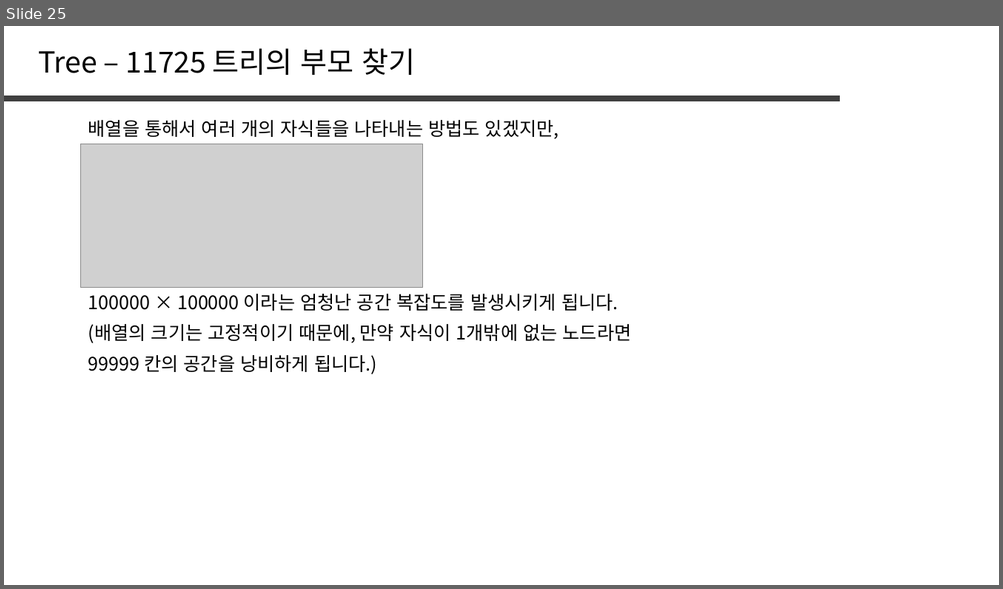
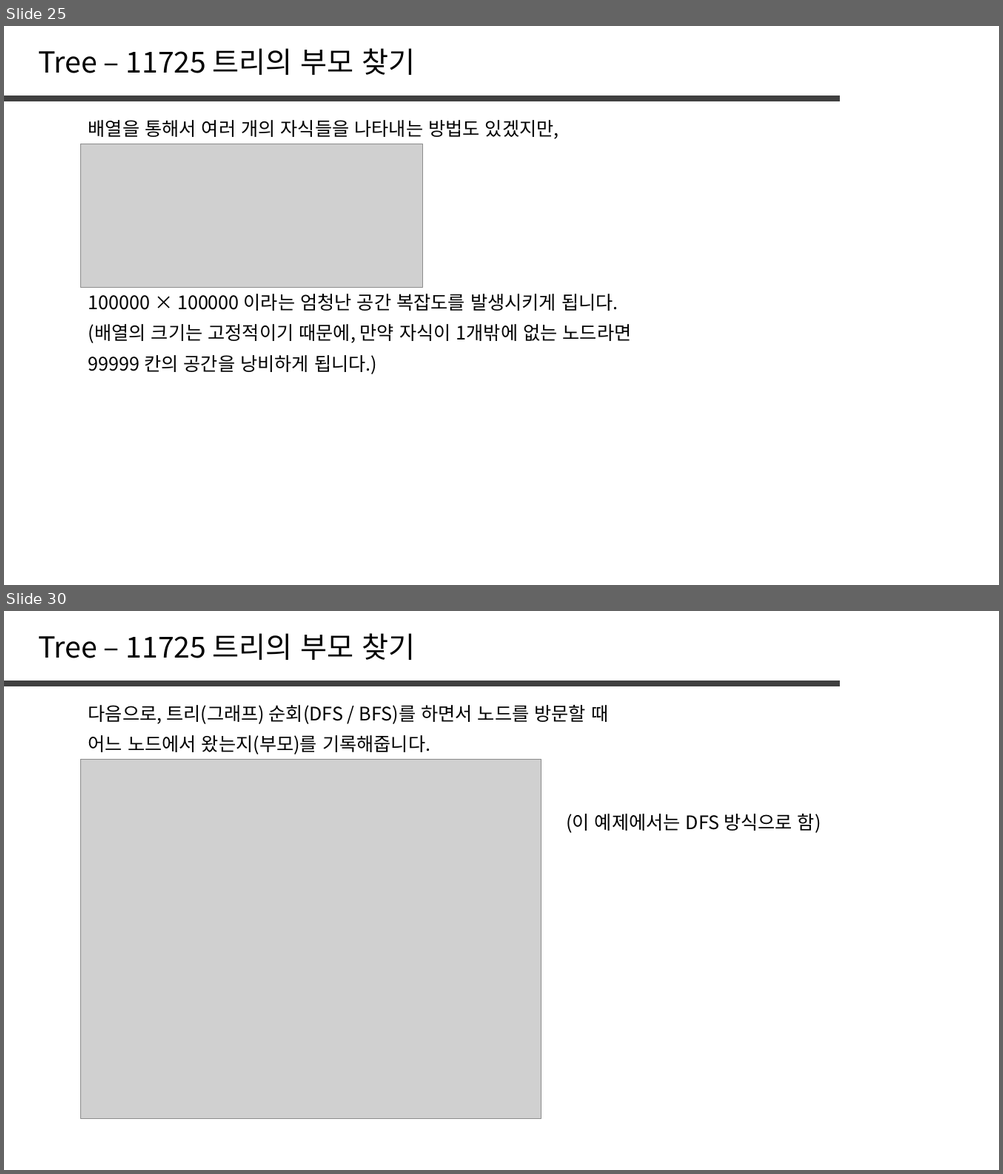
Before and after one commit to jaehoo1/PS-study, a slide deck: study/8_Tree, Graph.pptx. Shown one above the other, each under a label of ours: slide 25 before the commit, slides 25 and 30 after it; the slides between them are not shown. The pictures are 1003x589 and 1003x1174 pixels, drawn with LibreOffice and Linux fonts; fonts in the diff are those of the drawing; grey boxes stand for pictures. Boxes give left, top, right and bottom in pixels: in the first picture for what was removed or moved away, otherwise in the second. Text is boxed around its words. In the diff, an @@ line names an element or a change of style, - is before the commit and + after.

```diff
--- a/study/8_Tree, Graph.pptx
+++ b/study/8_Tree, Graph.pptx
@@ slide 30 added at box(4, 611, 999, 1170), background #FFFFFF @@
@@ text added at box(38, 633, 415, 660), 28 pt, text #000000 @@
+Tree – 11725 트리의 부모 찾기
@@ line added from (4, 684) to (839, 684), #404040 6 pt @@
@@ text added at box(88, 705, 608, 724), 18 pt, text #000000 @@
+다음으로, 트리(그래프) 순회(DFS / BFS)를 하면서 노드를 방문할 때
@@ text added at box(88, 735, 430, 755), 18 pt, text #000000 @@
+어느 노드에서 왔는지(부모)를 기록해줍니다.
@@ picture added at box(81, 759, 541, 1119) @@
@@ text added at box(566, 814, 821, 833), 18 pt, text #000000 @@
+(이 예제에서는 DFS 방식으로 함)
```
Also in this commit, not shown: 3 slides changed, 4 other slides added.
